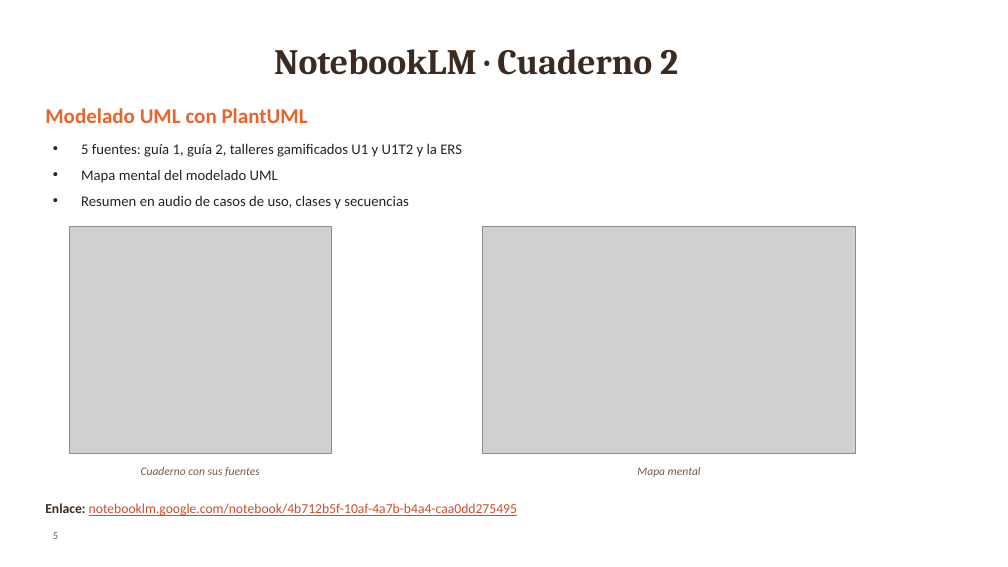
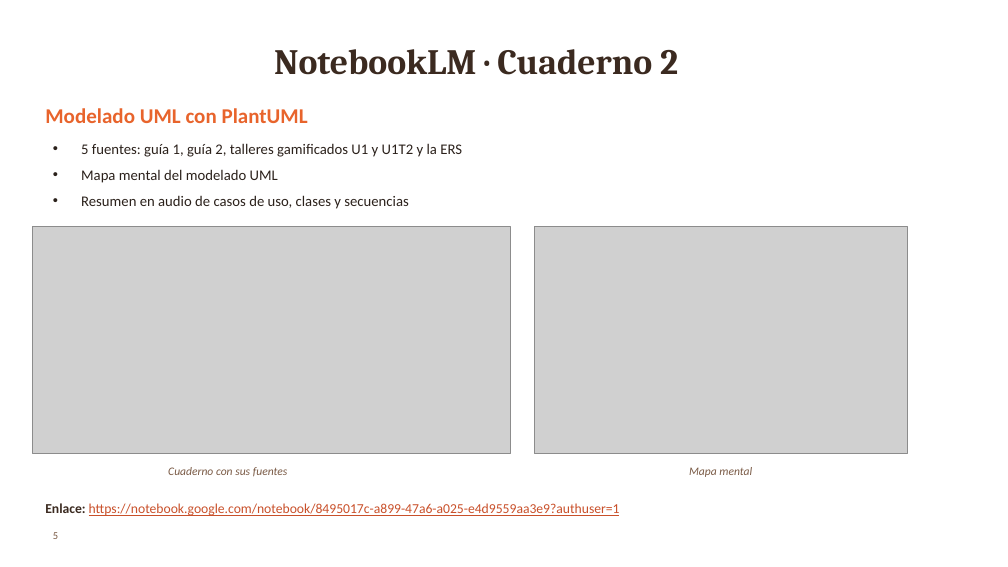
Before and after one commit to Ricardo-lainez/RicardoLainez36838_G5_ADSW, a slide deck: slide 5 of PARA/Presentacion_PARA_Bocatto_G5.pptx. Drawn at 1008x567 pixels with LibreOffice and Linux fonts; fonts in the diff are those of the drawing; grey boxes stand for pictures; background and template pictures are left out. Boxes give left, top, right and bottom in pixels: in the first picture for what was removed or moved away, otherwise in the second. Text is boxed around its words. In the diff, an @@ line names an element or a change of style, - is before the commit and + after.

```diff
--- a/PARA/Presentacion_PARA_Bocatto_G5.pptx
+++ b/PARA/Presentacion_PARA_Bocatto_G5.pptx
@@ picture: place and size @@
-picture at (70,227,332,454)
+picture at (33,227,510,454)
@@ picture: place and size @@
-picture at (482,227,855,454)
+picture at (535,227,907,454)
@@ text "Cuaderno con sus fuentes": place and size @@
-text "Cuaderno con sus fuentes" at (141,467,260,476)
+text "Cuaderno con sus fuentes" at (168,467,288,477)
@@ text "Mapa mental": place and size @@
-text "Mapa mental" at (637,467,701,477)
+text "Mapa mental" at (689,467,752,477)
@@ text at (45,503,620,516): text changed @@
-Enlace: notebooklm.google.com/notebook/4b712b5f-10af-4a7b-b4a4-caa0dd275495
+Enlace: https://notebook.google.com/notebook/8495017c-a899-47a6-a025-e4d9559aa3e9?authuser=1
```
Also in this commit, not shown: 1 other slide changed, 2 other files.
